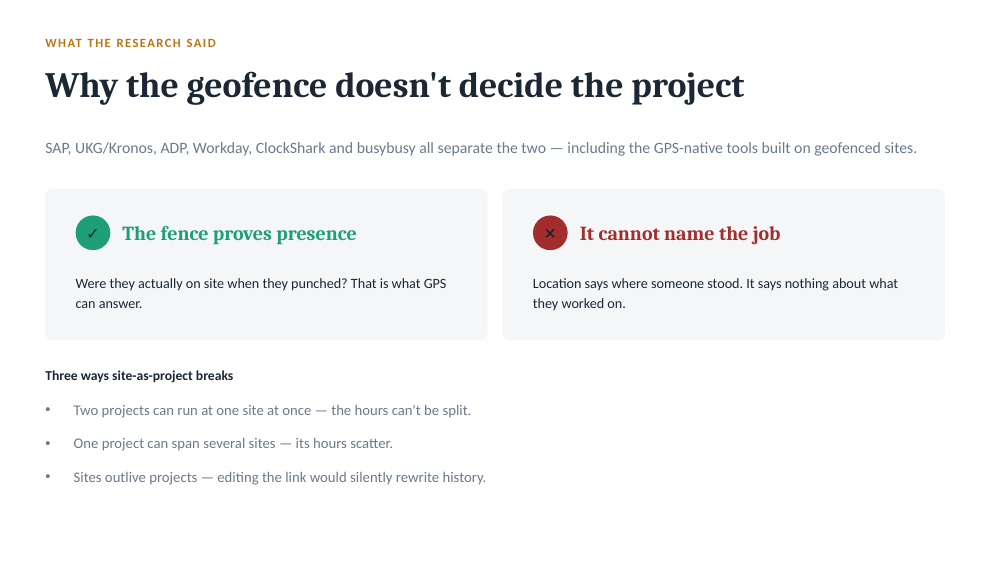
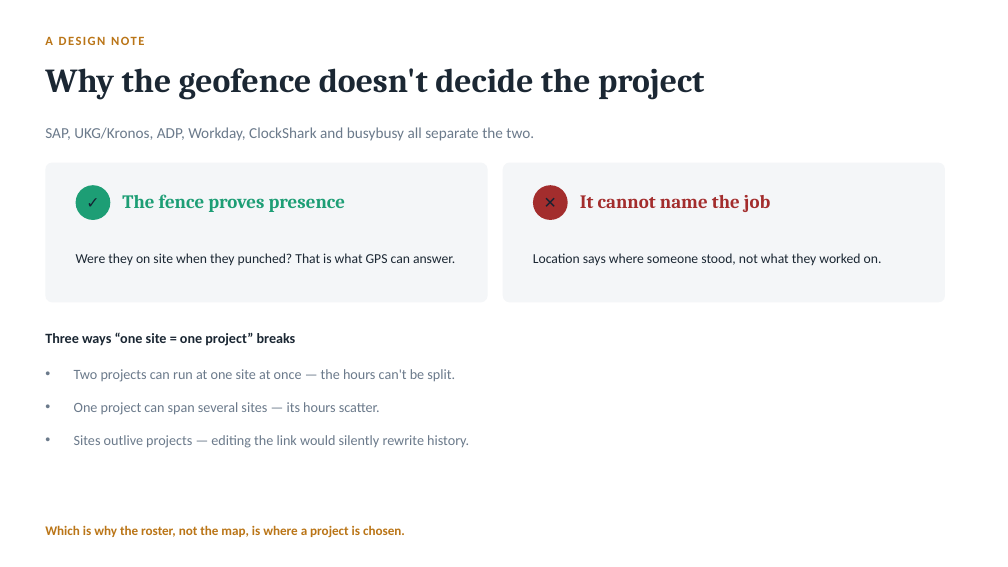
Before and after one commit to iammuniraa-wq/bpmsquare-app, a slide deck: slide 6 of docs/BPMSquare_WFM_Project_Costing.pptx (slide 4 before the commit). Drawn at 1008x567 pixels with LibreOffice and Linux fonts; fonts in the diff are those of the drawing. Boxes give left, top, right and bottom in pixels: in the first picture for what was removed or moved away, otherwise in the second. Text is boxed around its words. In the diff, an @@ line names an element or a change of style, - is before the commit and + after.

```diff
--- a/docs/BPMSquare_WFM_Project_Costing.pptx
+++ b/docs/BPMSquare_WFM_Project_Costing.pptx
@@ text "Why the geofence doesn't decide ..." at (45,68,704,100): size 34 to 32 pt @@
@@ text removed at (45,32,726,53) @@
-WHAT THE RESEARCH SAID
@@ text added at (45,37,53,45), 12 pt, text #BA7517, bold @@
+A DESIGN NOTE
@@ text at (45,127,534,141): text changed; size 15 to 14.5 pt @@
-SAP, UKG/Kronos, ADP, Workday, ClockShark and busybusy all separate the two — including the GPS-native tools built on geofenced sites.
+SAP, UKG/Kronos, ADP, Workday, ClockShark and busybusy all separate the two.
@@ rounded rectangle: place and size @@
-rounded rectangle at (45,189,488,340)
+rounded rectangle at (45,163,488,302)
@@ rounded rectangle at (45,163,488,302): proportions changed @@
@@ rounded rectangle at (503,163,945,302): proportions changed @@
@@ rounded rectangle: place and size @@
-rounded rectangle at (503,189,945,340)
+rounded rectangle at (503,163,945,302)
@@ text "The fence proves presence": place and size @@
-text "The fence proves presence" at (122,226,356,245)
+text "The fence proves presence" at (122,194,345,212)
@@ text "The fence proves presence" at (122,194,345,212): size 19 to 18 pt @@
@@ 2 ellipses, 2 texts: place and size @@
-2 ellipses, 2 texts at (76,216,568,250)
+2 ellipses, 2 texts at (76,185,568,220)
@@ text "It cannot name the job" at (580,195,770,212): size 19 to 18 pt @@
@@ text "It cannot name the job": place and size @@
-text "It cannot name the job" at (580,226,781,245)
+text "It cannot name the job" at (580,195,770,212)
@@ text at (76,253,455,265): text changed; size 13.5 to 13 pt @@
-Were they actually on site when they punched? That is what GPS can answer.
+Were they on site when they punched? That is what GPS can answer.
@@ text at (533,253,882,265): text changed; size 13.5 to 13 pt @@
-Location says where someone stood. It says nothing about what they worked on.
+Location says where someone stood, not what they worked on.
@@ text at (45,332,296,346): text changed; size 13 to 13.5 pt @@
-Three ways site-as-project breaks
+Three ways “one site = one project” breaks
@@ 3 texts: place and size @@
-3 texts at (74,405,487,485)
+3 texts at (74,369,469,448)
@@ size 14 to 13.5 pt in 3 elements at (74,369,455,382), (74,435,469,448), (74,402,380,415) @@
@@ text added at (45,525,405,537), 12.5 pt, text #BA7517, bold @@
+Which is why the roster, not the map, is where a project is chosen.
```
Also in this commit, not shown: 4 other slides changed, 10 slides added, 3 slides removed.
